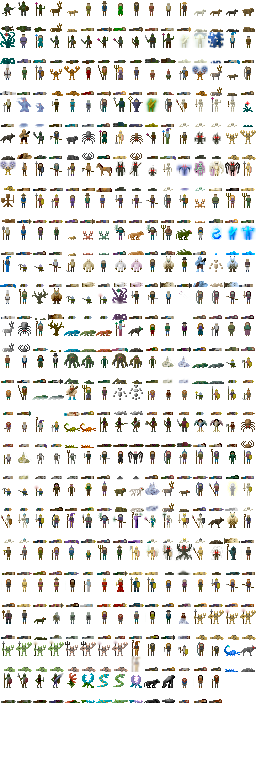
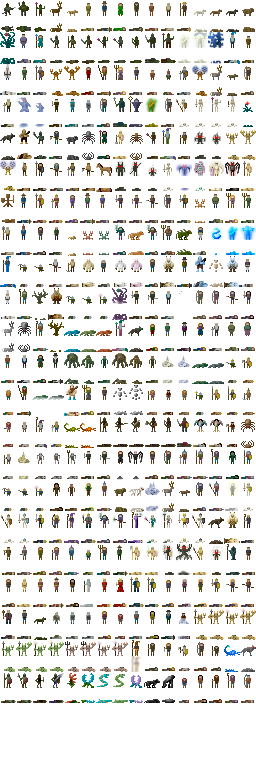
Two versions of the same layered image (256 x 768). Layer-by-layer changes:
painted on "Background" over [225, 673, 254, 703]
